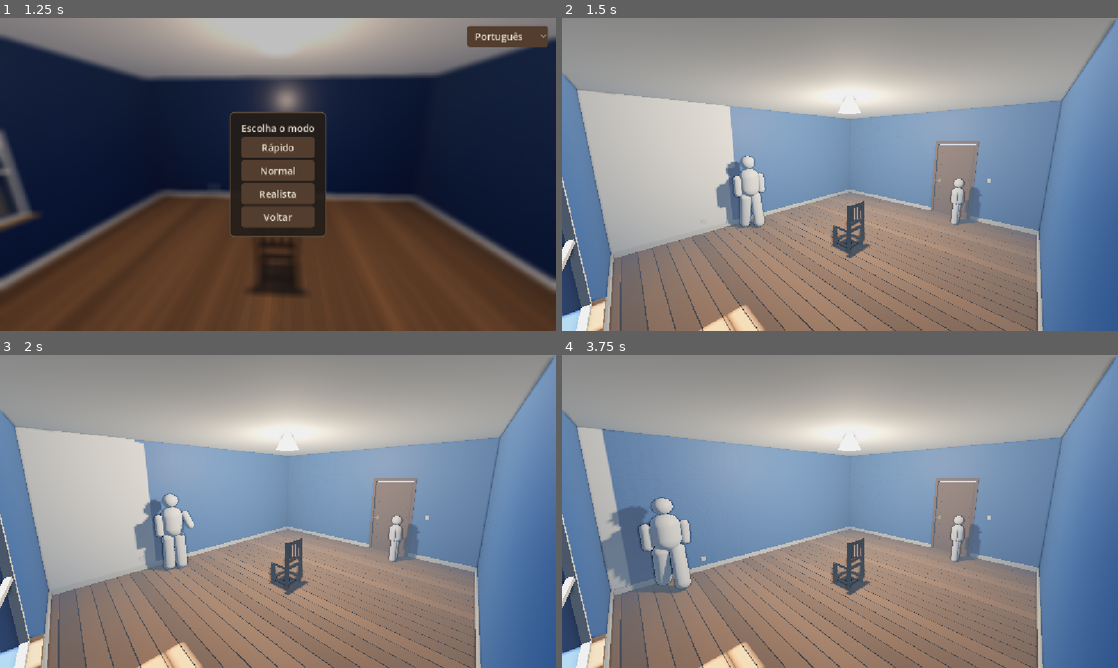
Above: before the commit, frames 1-4 (two rows, left to right).
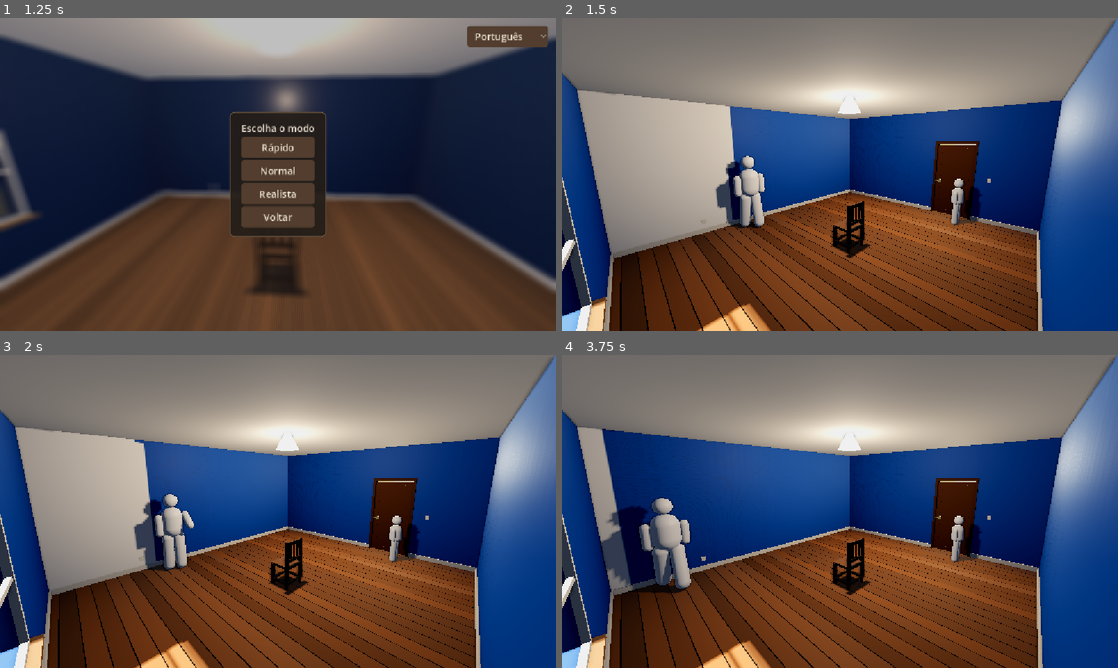
Above: after the commit, the same moments.

Repository: CaioLeonardoSch/watching-paint-dry
Game: Godot game, scene res://scenes/menu_principal.tscn
Two runs of this game, one before a commit and one after it. Both use one fixed random seed, a clock stepped at 60 frames per second and the inputs below.
Inputs (mouse positions are in pixels of both pictures, inside the frame that each line leads up to):
- Up to frame 1 (1.25 s): click "Jogar" at 0.5 s
- Up to frame 2 (1.5 s): click "Rápido" at 1.25 s
- Up to frame 3 (2 s): no input
- Up to frame 4 (3.75 s): move the mouse to (962, 495) at 2.02 s; move the mouse to (728, 527) at 2.77 s; move the mouse to (895, 442) at 3.52 s

Frame 1 is identical in both runs. In frame 2, 95% of the frame differs, in the area x 0-100%, y 0-100%; in frame 3, 95%; in frame 4, 95%.

Commit message:
docs: decisoes e plano de execucao da Fase D (rig + IK)

Diff:
--- a/scenes/quarto.tscn
+++ b/scenes/quarto.tscn
@@ -13,6 +13,7 @@
 [ext_resource type="Script" path="res://scripts/menu_pausa.gd" id="12_pausa"]
 [ext_resource type="PackedScene" path="res://scenes/porta.tscn" id="13_porta"]
 [ext_resource type="PackedScene" path="res://scenes/painel_opcoes.tscn" id="14_opcoes"]
+[ext_resource type="Script" path="res://scripts/comodo_vizinho.gd" id="15_comodo"]
 
 [sub_resource type="ProceduralSkyMaterial" id="ProceduralSkyMaterial_qp0rt"]
 
@@ -35,10 +36,6 @@
 ssao_intensity = 1.4
 ssao_power = 2.0
 ssao_light_affect = 0.25
-fog_enabled = true
-fog_light_color = Color(0.8, 0.85, 0.92, 1)
-fog_density = 0.03
-fog_depth_begin = 10.0
 
 [node name="Quarto" type="Node3D" unique_id=181275854]
 script = ExtResource("1_init")
@@ -129,6 +126,9 @@
 [node name="CenarioExterno" type="Node3D" parent="." unique_id=2010000008]
 script = ExtResource("9_cenario")
 
+[node name="ComodoVizinho" type="Node3D" parent="."]
+script = ExtResource("15_comodo")
+
 [node name="SomAmbiente" type="AudioStreamPlayer" parent="." unique_id=2010000010]
 script = ExtResource("10_som_ambiente")
 
--- a/scripts/ambiente_dia.gd
+++ b/scripts/ambiente_dia.gd
@@ -25,6 +25,12 @@
 const COR_SOL: Color = Color(1.0, 0.97, 0.90)
 const ENERGIA_SOL: float = 1.4
 
+## Até onde o mapa de sombra do sol alcança. O padrão do Godot (100 m) espalha
+## a mesma resolução por um jardim de 220 m: perto da janela sobrava pouco
+## texel e a mancha de luz no chão do quarto saía picotada, com cara de
+## defeito de render. 45 m ainda cobre a rua e as casas da frente.
+const ALCANCE_SOMBRA: float = 45.0
+
 ## Céu de dia limpo. O horizonte é mais claro e leitoso que o zênite — é o que
 ## dá leitura de "céu" em vez de gradiente azul chapado.
 const COR_ZENITE: Color = Color(0.38, 0.55, 0.82)
@@ -47,6 +53,9 @@
 	rotation_degrees = Vector3(ELEVACAO_GRAUS, AZIMUTE_GRAUS, 0.0)
 	light_color  = COR_SOL
 	light_energy = ENERGIA_SOL
+
+	directional_shadow_max_distance = ALCANCE_SOMBRA
+	directional_shadow_blend_splits = true
 
 	_configurar_ceu()
 	_configurar_ambiente()
@@ -76,8 +85,9 @@
 	var env := _world_env.environment
 	env.ambient_light_color  = COR_AMBIENTE
 	env.ambient_light_energy = ENERGIA_AMBIENTE
-	# A névoa é o céu visto lá fora, então mantém a cor cheia do horizonte.
-	env.fog_light_color = COR_HORIZONTE
+	# Névoa removida: mesmo com fog_depth_begin fora do quarto ela deixava um
+	# véu leitoso encobrindo o ambiente, que era metade do "lavado" reclamado.
+	env.fog_enabled = false
 
 
 ## Nuvens do céu. Diferente do MateriaisProcedurais.criar_textura_ruido (que dá
--- a/scripts/cenario_externo.gd
+++ b/scripts/cenario_externo.gd
@@ -18,21 +18,29 @@
 
 
 ## Alcance do jardim em X, além da parede — bem maior que o necessário pro
-## enquadramento perto da janela, pra empurrar a borda do plano pra dentro
-## da névoa (ver quarto.tscn::Environment e ambiente_dia.gd).
+## enquadramento perto da janela, pra empurrar a borda do plano pra longe do
+## que a janela enquadra (era a névoa que escondia a borda; ela saiu porque
+## encobria o quarto inteiro — ver ambiente_dia.gd::_configurar_ambiente).
 const ALCANCE_JARDIM: float = 220.0
+
+## Camada de render só do cenário externo. Serve pra uma luz de preenchimento
+## acender as fachadas sem tocar no quarto — ver _criar_preenchimento_externo.
+const CAMADA_EXTERNA: int = 1 << 1
 
 
 func _ready() -> void:
 	_criar_jardim()
-	# Uma perto e centrada na janela (visível de propósito), outras duas
-	# espalhadas pelo jardim só pra não ficar tão vazio.
-	_criar_arvore(Vector3(PAREDE_OESTE_X - 2.2, 0.0, 0.3), 1.0)
-	_criar_arvore(Vector3(PAREDE_OESTE_X - 3.0, 0.0, -3.2), 0.8)
-	_criar_arvore(Vector3(PAREDE_OESTE_X - 5.5, 0.0, 3.0), 1.15)
+	# NENHUMA árvore no eixo da janela. A que ficava em (X-2.2, Z+0.3) estava
+	# bem na frente do vão e picotava a luz do sol no chão do quarto — a mancha
+	# saía rendilhada de sombra de copa, parecendo defeito de render. As que
+	# sobraram estão fora do cone da janela, então a luz entra limpa e a vista
+	# continua tendo árvore.
+	_criar_arvore(Vector3(PAREDE_OESTE_X - 3.0, 0.0, -4.6), 0.8)
+	_criar_arvore(Vector3(PAREDE_OESTE_X - 5.5, 0.0, 4.4), 1.15)
 	_criar_rua()
-	_criar_casa(Vector3(PAREDE_OESTE_X - 11.5, 0.0, 0.0))
+	_criar_vizinhanca()
 	_criar_decoracao_distante()
+	_criar_preenchimento_externo()
 
 
 func _criar_jardim() -> void:
@@ -103,7 +111,9 @@
 	add_child(rua)
 
 	var box := BoxMesh.new()
-	box.size = Vector3(3.0, 0.05, 16.0)
+	# Comprida o bastante (em Z) pra sair dos dois lados do enquadramento da
+	# janela: rua que termina à vista lê como cenário de teatro.
+	box.size = Vector3(3.0, 0.05, 90.0)
 	rua.mesh = box
 	rua.position = Vector3(PAREDE_OESTE_X - 8.5, 0.02, 0.0)  # levemente acima do jardim, evita z-fighting
 
@@ -114,11 +124,75 @@
 		Color(0.15, 0.15, 0.16), 0.98, ruido_rua, Vector3(3.0, 3.0, 3.0), normal_rua, 0.8)
 	rua.set_surface_override_material(0, mat)
 
-
-func _criar_casa(pos: Vector3) -> void:
+	# Calçadas dos dois lados — é a faixa clara ladeando o asfalto que faz a
+	# rua ler como rua de bairro, e não como uma fita preta no gramado.
+	var ruido_calcada := MateriaisProcedurais.criar_textura_ruido(0.5, 256)
+	var mat_calcada := MateriaisProcedurais.criar_material_texturizado(
+		Color(0.62, 0.61, 0.58), 0.95, ruido_calcada, Vector3(3.0, 3.0, 3.0))
+	for dx in [1.9, -1.9]:
+		var calcada := MeshInstance3D.new()
+		add_child(calcada)
+		var box_calcada := BoxMesh.new()
+		box_calcada.size = Vector3(0.8, 0.12, 90.0)
+		calcada.mesh     = box_calcada
+		calcada.position = Vector3(PAREDE_OESTE_X - 8.5 + dx, 0.06, 0.0)
+		calcada.set_surface_override_material(0, mat_calcada)
+
+
+## Fila de casas do outro lado da rua + vizinhos do lado de cá, fora do cone
+## da janela. Variação de cor, telhado e escala vem de seed fixa: sem ela as
+## casas viram cópias idênticas e a rua denuncia o loop.
+func _criar_vizinhanca() -> void:
+	var rng := RandomNumberGenerator.new()
+	rng.seed = 8801
+
+	var cores_corpo: Array[Color] = [
+		Color(0.75, 0.65, 0.50),   # reboco cru
+		Color(0.82, 0.78, 0.70),   # bege claro
+		Color(0.66, 0.70, 0.66),   # verde acinzentado
+		Color(0.80, 0.72, 0.66),   # terracota lavado
+		Color(0.72, 0.74, 0.80),   # azul acinzentado
+	]
+	var cores_telhado: Array[Color] = [
+		Color(0.40, 0.22, 0.18),   # telha de barro
+		Color(0.30, 0.26, 0.26),   # fibrocimento escuro
+		Color(0.46, 0.28, 0.20),   # barro mais claro
+	]
+
+	# Do outro lado da rua, alinhadas pela calçada
+	for z in [-27.0, -18.0, -9.0, 0.0, 9.0, 18.0, 27.0]:
+		_criar_casa(
+			Vector3(PAREDE_OESTE_X - 11.5 - rng.randf_range(0.0, 1.2), 0.0, z),
+			cores_corpo[rng.randi() % cores_corpo.size()],
+			cores_telhado[rng.randi() % cores_telhado.size()],
+			rng.randf_range(0.85, 1.15))
+
+	# Vizinhos do lado de cá — só nas pontas, longe do que a janela enquadra
+	for z in [-21.0, 17.0]:
+		_criar_casa(
+			Vector3(PAREDE_OESTE_X - 4.0, 0.0, z),
+			cores_corpo[rng.randi() % cores_corpo.size()],
+			cores_telhado[rng.randi() % cores_telhado.size()],
+			rng.randf_range(0.9, 1.1))
+
+	# Árvores da calçada, ritmadas — o alinhamento é o que dá "rua" em vez de
+	# "árvores jogadas no gramado".
+	# Nenhuma em Z ∈ [-2, +2]: o sol vem do oeste na horizontal, então árvore
+	# nessa faixa volta a rendilhar a luz no chão do quarto.
+	for z in [-24.0, -13.0, -6.0, 11.0, 22.0]:
+		_criar_arvore(Vector3(PAREDE_OESTE_X - 6.2, 0.0, z), rng.randf_range(0.8, 1.1))
+
+
+func _criar_casa(
+	pos: Vector3,
+	cor_corpo: Color = Color(0.75, 0.65, 0.5),
+	cor_telhado: Color = Color(0.4, 0.22, 0.18),
+	escala: float = 1.0
+) -> void:
 	var casa := Node3D.new()
 	add_child(casa)
 	casa.position = pos
+	casa.scale    = Vector3.ONE * escala
 
 	var corpo := MeshInstance3D.new()
 	casa.add_child(corpo)
@@ -131,7 +205,7 @@
 	var ruido_corpo  := MateriaisProcedurais.criar_textura_ruido(0.1, 512)
 	var normal_corpo := MateriaisProcedurais.criar_normal_ruido(1.6, 2.0, 512)
 	var mat_corpo    := MateriaisProcedurais.criar_material_texturizado(
-		Color(0.75, 0.65, 0.5), 0.9, ruido_corpo, Vector3(2.0, 2.0, 2.0), normal_corpo, 1.0)
+		cor_corpo, 0.9, ruido_corpo, Vector3(2.0, 2.0, 2.0), normal_corpo, 1.0)
 	corpo.set_surface_override_material(0, mat_corpo)
 
 	var telhado := MeshInstance3D.new()
@@ -146,13 +220,42 @@
 	var ruido_telhado  := MateriaisProcedurais.criar_textura_ruido(0.4, 256)
 	var normal_telhado := MateriaisProcedurais.criar_normal_ruido(2.2, 3.0, 256)
 	var mat_telhado    := MateriaisProcedurais.criar_material_texturizado(
-		Color(0.4, 0.22, 0.18), 0.85, ruido_telhado, Vector3(2.0, 2.0, 6.0), normal_telhado, 1.5)
+		cor_telhado, 0.85, ruido_telhado, Vector3(2.0, 2.0, 6.0), normal_telhado, 1.5)
 	telhado.set_surface_override_material(0, mat_telhado)
 
 
+## Luz de preenchimento SÓ do lado de fora.
+##
+## O sol vem do oeste (é o que faz a luz entrar pela janela), então tudo que a
+## janela enquadra está de costas pra ele: as fachadas da vizinhança ficavam
+## chapadas de cinza, só com a luz ambiente. Esta luz vem do leste, fraca e sem
+## sombra, e só acende o que está na CAMADA_EXTERNA — o quarto continua com a
+## iluminação que tem, senão o problema de parede lavada voltava pela janela.
+func _criar_preenchimento_externo() -> void:
+	for no in _todos_meshes(self):
+		no.layers |= CAMADA_EXTERNA
+
+	var luz := DirectionalLight3D.new()
+	add_child(luz)
+	luz.rotation_degrees = Vector3(-35.0, 100.0, 0.0)
+	luz.light_color      = Color(0.86, 0.90, 1.0)  # frio: é céu, não sol
+	luz.light_energy     = 0.55
+	luz.shadow_enabled   = false
+	luz.light_cull_mask  = CAMADA_EXTERNA
+
+
+func _todos_meshes(raiz: Node) -> Array[MeshInstance3D]:
+	var achados: Array[MeshInstance3D] = []
+	for filho in raiz.get_children():
+		if filho is MeshInstance3D:
+			achados.append(filho)
+		achados.append_array(_todos_meshes(filho))
+	return achados
+
+
 ## Espalha mais árvores e casas em profundidade variável (além do grupo
-## próximo da janela), pra quebrar a sensação de vazio antes da névoa cobrir
-## o resto. Seed fixa — decoração, não precisa variar entre execuções.
+## próximo da janela), pra quebrar a sensação de vazio até onde a vista alcança.
+## Seed fixa — decoração, não precisa variar entre execuções.
 func _criar_decoracao_distante() -> void:
 	var rng := RandomNumberGenerator.new()
 	rng.seed = 4477
--- /dev/null
+++ b/scripts/comodo_vizinho.gd
@@ -0,0 +1,178 @@
+extends Node3D
+
+# ─────────────────────────────────────────────
+#  CÔMODO VIZINHO — o que se vê quando a porta abre (parede leste, X=+3.5)
+#
+#  Antes daqui a porta abria pro vazio: fundo preto, sem chão, denunciando
+#  que o quarto é uma caixa solta no espaço. Este cômodo existe SÓ pra ser
+#  visto pelo vão da porta, de longe e de raspão — por isso é uma sala/cozinha
+#  sugerida (piso frio, parede amarelo-clara, bancada, geladeira), não um
+#  cômodo jogável. Nada aqui tem colisão nem _process.
+#
+#  Ocupa X ∈ [+3.6, +10.0], Z ∈ [-4.0, +2.0] — o Z bate com o do quarto de
+#  propósito: a parede leste do quarto já fecha esse lado, então não sobra
+#  fresta de luz entre os dois cômodos.
+#
+#  Tudo em código, como cenario_externo.gd (a cena não tem nós pré-criados
+#  pra isso).
+# ─────────────────────────────────────────────
+
+const PAREDE_LESTE_X: float = 3.5   # plano da parede com a porta
+const FUNDO_X: float = 10.0         # parede oposta
+const Z_NORTE: float = -4.0
+const Z_SUL: float = 2.0
+const ALTURA: float = 3.0
+
+const COR_PAREDE: Color = Color(0.94, 0.89, 0.66)   # amarelo clarinho
+const COR_TETO: Color = Color(0.92, 0.91, 0.88)     # mesmo gesso do quarto
+
+## Piso frio: porcelanato claro, 60×60 com rejunte fino. Igual ao assoalho do
+## quarto, a junta é fresta de VERDADE entre peças — em low-poly, geometria
+## lê melhor que normal map fingido (ver inicializar_quarto.gd).
+const LADO_PISO: float = 0.6
+const REJUNTE: float = 0.008
+
+
+func _ready() -> void:
+	_criar_piso()
+	_criar_paredes()
+	_criar_luz()
+	_criar_bancada()
+	_criar_geladeira()
+
+
+func _criar_piso() -> void:
+	# Contrapiso por baixo — sem ele as frestas do porcelanato dão no vazio
+	# (mesmo motivo do contrapiso do assoalho do quarto). Cinza de rejunte, não
+	# preto: o vão entre peças é fino, e escuro demais ele vira grade preta.
+	var base := _caixa(
+		Vector3(FUNDO_X - PAREDE_LESTE_X, 0.2, Z_SUL - Z_NORTE),
+		Vector3((PAREDE_LESTE_X + FUNDO_X) * 0.5, -0.1, (Z_NORTE + Z_SUL) * 0.5),
+		_material(Color(0.55, 0.53, 0.50), 0.95))
+	base.name = "Contrapiso"
+
+	var rng := RandomNumberGenerator.new()
+	rng.seed = 20260801  # decoração: fixa, pra não mudar entre execuções
+
+	var raiz := Node3D.new()
+	raiz.name = "Porcelanato"
+	add_child(raiz)
+
+	var x: float = PAREDE_LESTE_X + 0.1
+	while x < FUNDO_X:
+		var z: float = Z_NORTE
+		while z < Z_SUL:
+			var lx: float = minf(LADO_PISO, FUNDO_X - x)
+			var lz: float = minf(LADO_PISO, Z_SUL - z)
+			if lx < 0.05 or lz < 0.05:
+				z += LADO_PISO
+				continue
+
+			# Porcelanato é quase uniforme; a variação é mínima, só o bastante
+			# pra o piso não ler como um plano chapado só.
+			var tom: float = 0.97 + rng.randf() * 0.06
+			var mat := _material(Color(0.80, 0.78, 0.74) * tom, 0.25)
+			mat.metallic_specular = 0.6  # piso frio reflete a luz do teto
+
+			var peca := MeshInstance3D.new()
+			raiz.add_child(peca)
+			var box := BoxMesh.new()
+			box.size = Vector3(lx - REJUNTE, 0.04, lz - REJUNTE)
+			peca.mesh = box
+			peca.position = Vector3(x + lx * 0.5, -0.02, z + lz * 0.5)
+			peca.set_surface_override_material(0, mat)
+
+			z += LADO_PISO
+		x += LADO_PISO
+
+
+func _criar_paredes() -> void:
+	var mat := _material(COR_PAREDE, 0.9)
+	var largura: float = FUNDO_X - PAREDE_LESTE_X
+	var profundidade: float = Z_SUL - Z_NORTE
+	var meio_x: float = (PAREDE_LESTE_X + FUNDO_X) * 0.5
+	var meio_z: float = (Z_NORTE + Z_SUL) * 0.5
+
+	# Fundo (X = FUNDO_X) e as duas laterais. O lado do quarto já está fechado
+	# pela parede leste dele, então não tem parede aqui.
+	_caixa(Vector3(0.2, ALTURA, profundidade),
+		Vector3(FUNDO_X, ALTURA * 0.5, meio_z), mat).name = "ParedeFundo"
+	_caixa(Vector3(largura, ALTURA, 0.2),
+		Vector3(meio_x, ALTURA * 0.5, Z_NORTE), mat).name = "ParedeNorte"
+	_caixa(Vector3(largura, ALTURA, 0.2),
+		Vector3(meio_x, ALTURA * 0.5, Z_SUL), mat).name = "ParedeSul"
+
+	# Teto: sem ele o sol entraria por cima e o cômodo viraria pátio.
+	_caixa(Vector3(largura, 0.2, profundidade),
+		Vector3(meio_x, ALTURA + 0.1, meio_z), _material(COR_TETO, 0.95)).name = "Teto"
+
+	# Rodapé, do mesmo tom do teto — é ele que dá o "isto é um cômodo" no
+	# vislumbre rápido pelo vão da porta.
+	var mat_rodape := _material(Color(0.88, 0.87, 0.84), 0.8)
+	_caixa(Vector3(0.06, 0.12, profundidade),
+		Vector3(FUNDO_X - 0.13, 0.06, meio_z), mat_rodape).name = "RodapeFundo"
+	for z in [Z_NORTE + 0.13, Z_SUL - 0.13]:
+		_caixa(Vector3(largura, 0.12, 0.06),
+			Vector3(meio_x, 0.06, z), mat_rodape).name = "Rodape"
+
+
+## Luz de teto do cômodo vizinho: mais fria e mais fraca que a lâmpada do
+## quarto, pra o vão da porta ler como "outro ambiente" e não como extensão
+## deste. Sem sombra — nada aqui é observado de perto, e sombra custa.
+func _criar_luz() -> void:
+	var luz := OmniLight3D.new()
+	add_child(luz)
+	luz.position       = Vector3(6.6, 2.7, -0.8)
+	luz.light_color    = Color(1.0, 0.95, 0.86)
+	luz.light_energy   = 1.6
+	luz.omni_range     = 9.0
+	luz.shadow_enabled = false
+
+	var plafon := _caixa(Vector3(0.5, 0.08, 0.5), Vector3(6.6, 2.9, -0.8),
+		_material(Color(0.95, 0.93, 0.88), 0.5))
+	plafon.name = "Plafon"
+	var mat_plafon := plafon.get_surface_override_material(0) as StandardMaterial3D
+	mat_plafon.emission_enabled           = true
+	mat_plafon.emission                   = Color(1.0, 0.95, 0.85)
+	mat_plafon.emission_energy_multiplier = 1.2
+
+
+## Bancada de cozinha encostada na parede do fundo: corpo claro + tampo de
+## granito escuro. É o contraste do tampo que faz a silhueta ler como bancada.
+func _criar_bancada() -> void:
+	var mat_corpo := _material(Color(0.86, 0.84, 0.80), 0.6)
+	var mat_tampo := _material(Color(0.22, 0.21, 0.23), 0.35)
+
+	_caixa(Vector3(0.62, 0.86, 2.6), Vector3(FUNDO_X - 0.45, 0.43, -0.6), mat_corpo).name = "Bancada"
+	_caixa(Vector3(0.68, 0.05, 2.66), Vector3(FUNDO_X - 0.45, 0.885, -0.6), mat_tampo).name = "Tampo"
+	# Armário aéreo — preenche o vazio da parede acima da bancada
+	_caixa(Vector3(0.35, 0.7, 2.0), Vector3(FUNDO_X - 0.32, 1.95, -0.6), mat_corpo).name = "ArmarioAereo"
+
+
+## Geladeira: a silhueta que sozinha já diz "cozinha" no vislumbre pela porta.
+func _criar_geladeira() -> void:
+	var mat := _material(Color(0.78, 0.79, 0.81), 0.35)
+	mat.metallic = 0.4
+	var corpo := _caixa(Vector3(0.7, 1.75, 0.72), Vector3(FUNDO_X - 0.5, 0.875, 1.2), mat)
+	corpo.name = "Geladeira"
+	# Fresta entre freezer e refrigerador — quebra o bloco liso
+	_caixa(Vector3(0.72, 0.02, 0.74), Vector3(FUNDO_X - 0.5, 1.25, 1.2),
+		_material(Color(0.55, 0.56, 0.58), 0.5)).name = "FrestaGeladeira"
+
+
+func _caixa(tamanho: Vector3, pos: Vector3, mat: Material) -> MeshInstance3D:
+	var no := MeshInstance3D.new()
+	add_child(no)
+	var box := BoxMesh.new()
+	box.size    = tamanho
+	no.mesh     = box
+	no.position = pos
+	no.set_surface_override_material(0, mat)
+	return no
+
+
+func _material(cor: Color, aspereza: float) -> StandardMaterial3D:
+	var mat := StandardMaterial3D.new()
+	mat.albedo_color = cor
+	mat.roughness    = aspereza
+	return mat
Not shown, added: scripts/comodo_vizinho.gd.uid
Not shown, changed: PLANO-OVERHAUL-TINTA.md
Not shown, changed: PROJETO.md
